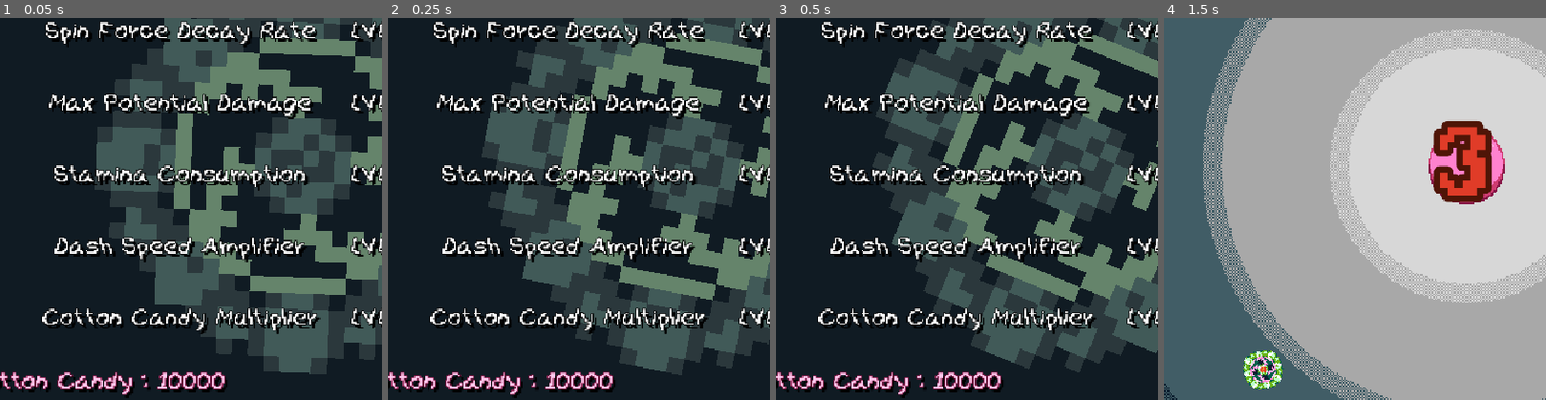
Above: before the commit, frames 1-4 (left to right).
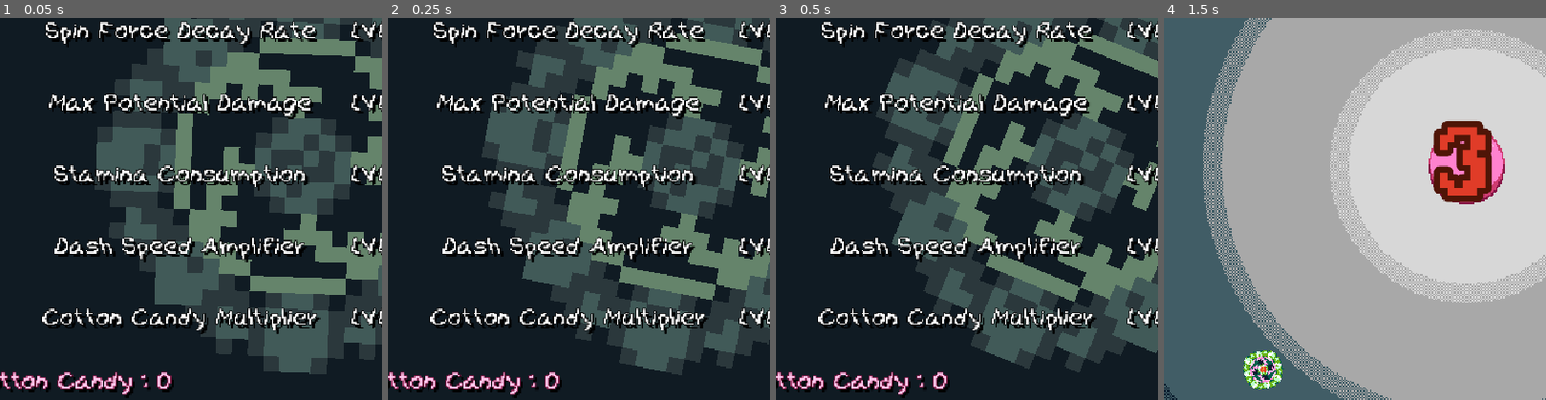
Above: after the commit, the same moments.

Repository: We-ALL-Play-Warthunder-Not-Just-Me/verySeriousSpinningCottonCandyGame
Game: Godot game, scene res://UI/UpgradeScreen.tscn
Two runs of this game, one before a commit and one after it. Both use one fixed random seed, a clock stepped at 60 frames per second and the inputs below. This scene is started directly instead of the project's main scene. The engine's default icon, where the game draws it, is replaced by a stand-in: a white triangle on a blue panel in a dark square. Sound files missing from this copy of the repository are replaced by a short silence.
Inputs (mouse positions are % of the whole screen's width and height, from its top left):
- Up to frame 1 (0.05 s): no input
- Up to frame 2 (0.25 s): no input
- Up to frame 3 (0.5 s): no input
- Up to frame 4 (1.5 s): click "Next Round" at 0.5 s; tap Enter (ui_accept) at 1.25 s; move the mouse to (23, 77) at 1.27 s; press the mouse at (23, 77) at 1.28 s
The pictures show only the part of the screen within x 10-60%, y 31-81%; the shares and areas given below are measured in that part.

The runs differ from the first frame. In frame 1, 0.7% of the frame differs, in the area x 41-60%, y 92-98%; in frame 2, 0.7%; in frame 3, 0.7%; in frame 4, nothing differs.

Commit message:
Minor Bug Fix and Flushing Bank
Current HP wasn't updating with Max after upgrades, so... This should fix that.

Diff:
--- a/Player/CottonCandyBank.tres
+++ b/Player/CottonCandyBank.tres
@@ -4,5 +4,4 @@
 
 [resource]
 script = ExtResource("1_5j6xk")
-cottonCandyBank = 10000
 metadata/_custom_type_script = "uid://c6j5bg5bsgsud"
--- a/Player/UpgradeManager.gd
+++ b/Player/UpgradeManager.gd
@@ -45,6 +45,7 @@
 		return
 	for i: int in upgrades.MaxSpinForce:
 		MaxSpinForcetoApply += MaxSpinForceLvlValue
+	health.setCurrentHP(startMaxSpinForce + MaxSpinForcetoApply)
 	health.setMaxHP(startMaxSpinForce + MaxSpinForcetoApply) # assuming base starting health is 100, for cases where this function gets called multiple times ie: the upgrade shop
 
 func applySpinDecayUpgrade() -> void:
